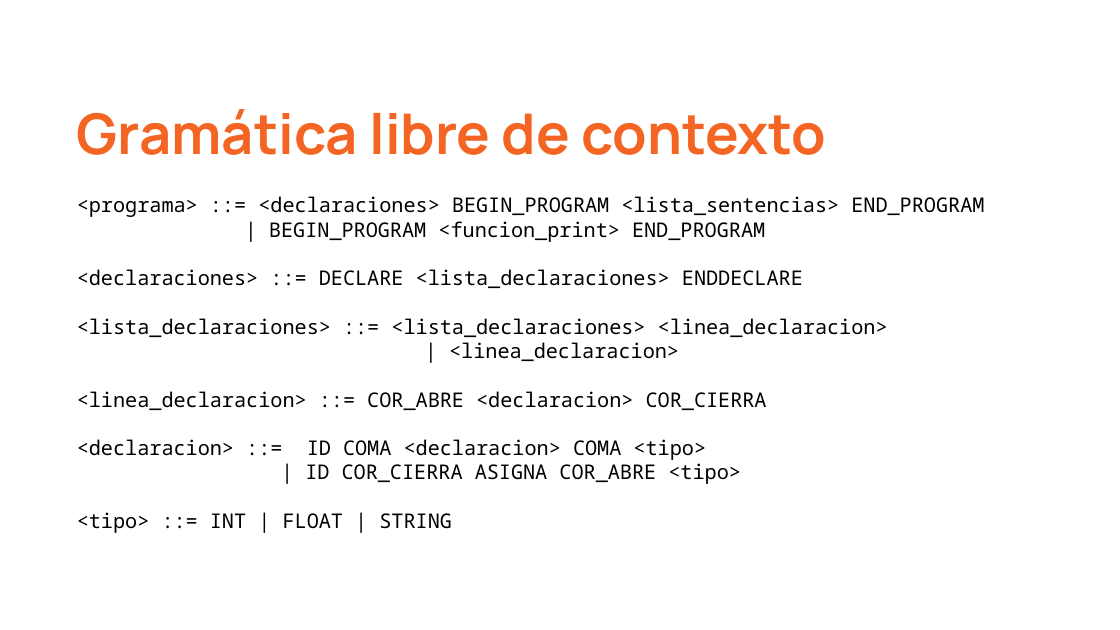
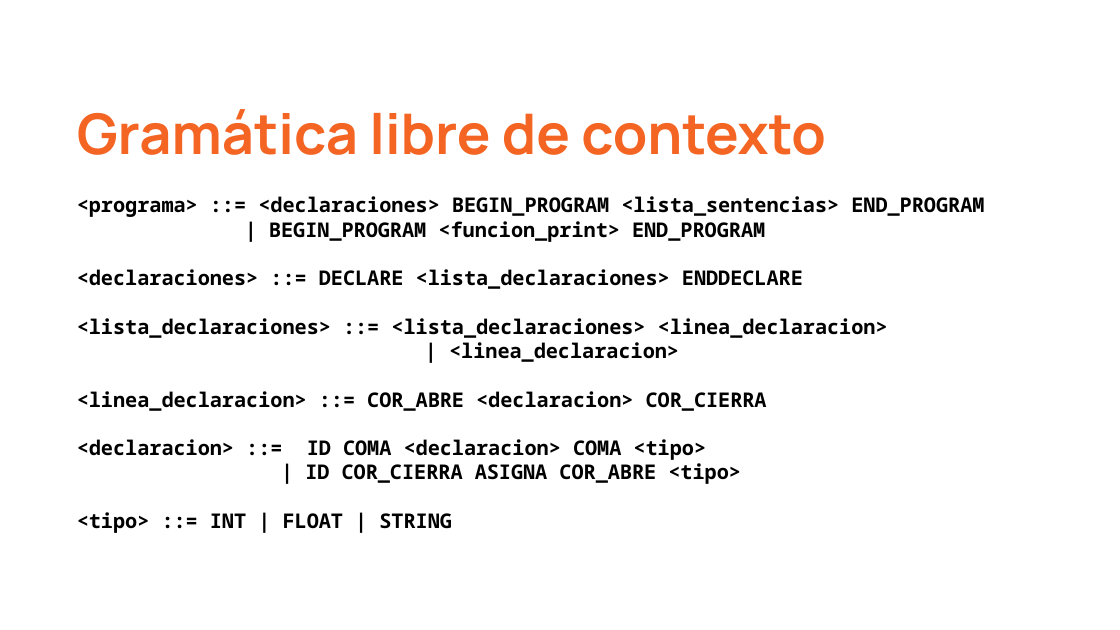
Before and after one commit to ncavasin/teo1, a slide deck: slide 4 of tp07-integrador/entrega_2/presentacion/compilador_presentacion.pptx. Drawn at 1120x630 pixels with LibreOffice and Linux fonts; fonts in the diff are those of the drawing. Boxes give left, top, right and bottom in pixels: in the first picture for what was removed or moved away, otherwise in the second. Text is boxed around its words. In the diff, an @@ line names an element or a change of style, - is before the commit and + after.

```diff
--- a/tp07-integrador/entrega_2/presentacion/compilador_presentacion.pptx
+++ b/tp07-integrador/entrega_2/presentacion/compilador_presentacion.pptx
@@ title "<programa> ::= <declaraciones> BEGIN_PROGRAM <lista_sentenci ..." at (66, 181, 1039, 566): bold on @@
```
Also in this commit, not shown: 3 other slides changed, 1 other file.
